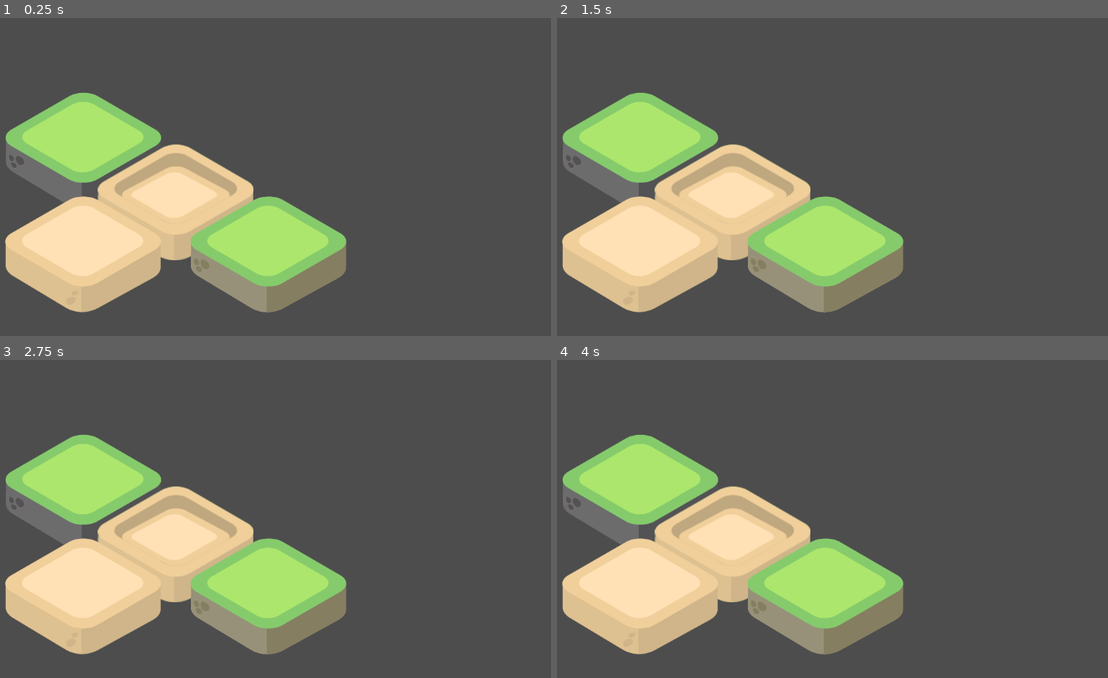
Above: before the commit, frames 1-4 (two rows, left to right).
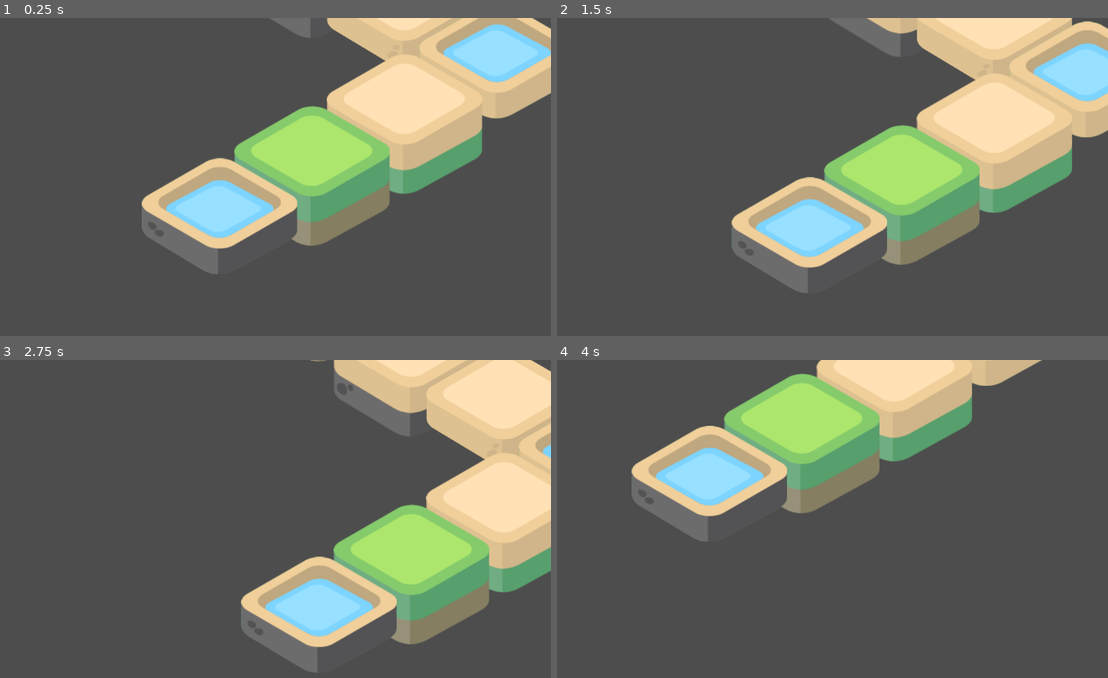
Above: after the commit, the same moments.

Repository: vmikhav/GGJ_2023
Game: Godot game, scene res://scenes/level/Level.tscn
Same seed, same stepped clock (60 frames per second), same inputs: the game is played once before the commit and once after it. The project has no main scene, so this scene is started directly.
Inputs (mouse positions are in pixels of both pictures, inside the frame that each line leads up to):
- Up to frame 1 (0.25 s): no input
- Up to frame 2 (1.5 s): tap Enter at 0.5 s; move the mouse to (920, 186) at 0.52 s; click (920, 186) at 0.67 s; tap Space at 1.25 s; drag from (639, 224) to (744, 278) at 1.27 s
- Up to frame 3 (2.75 s): tap Enter at 2 s; move the mouse to (286, 464) at 2.02 s; click (286, 464) at 2.17 s
- Up to frame 4 (4 s): tap Space at 2.75 s; drag from (744, 620) to (573, 490) at 2.77 s; tap Enter at 3.5 s; move the mouse to (975, 601) at 3.52 s; click (975, 601) at 3.67 s

The runs differ from the first frame. In frame 1, 48% of the frame differs, in the area x 0-100%, y 0-93%; in frame 2, 49%; in frame 3, 51%, in the area x 0-100%, y 0-99%; in frame 4, 42%.

Commit message:
render rows

Diff:
--- a/project.godot
+++ b/project.godot
@@ -14,6 +14,10 @@
 config/features=PackedStringArray("4.0", "GL Compatibility")
 config/icon="res://icon.svg"
 
+[display]
+
+window/handheld/orientation=1
+
 [editor]
 
 export/convert_text_resources_to_binary=true
@@ -21,3 +25,5 @@
 [rendering]
 
 renderer/rendering_method="mobile"
+anti_aliasing/quality/msaa_2d=2
+anti_aliasing/quality/screen_space_aa=1
--- a/scenes/level/Level.gd
+++ b/scenes/level/Level.gd
@@ -1,23 +1,48 @@
 extends Node2D
+
+var last_tile_pos: int = 3
+var last_tile_real_pos: Vector2 = Vector2(500, -3000)
+var world_tile_width: int = 7
+var last_tile_orientation: Tile.ORIENTATION = Tile.ORIENTATION.LEFT_UP
 
 @onready var base_tile = preload("res://sprites/tile/Tile.tscn") as PackedScene
 
 # Called when the node enters the scene tree for the first time.
 func _ready():
+	var pos = last_tile_real_pos
 	var tile = base_tile.instantiate() as Tile
-	tile.position = Vector2(500, 300)
+	tile.position = pos
+	tile.set_type(last_tile_orientation, true)
 	add_child(tile)
-	tile = base_tile.instantiate() as Tile
-	tile.position = Vector2(340, 210)
-	add_child(tile)
-	tile = base_tile.instantiate() as Tile
-	tile.position = Vector2(660, 390)
-	add_child(tile)
-	tile = base_tile.instantiate() as Tile
-	tile.position = Vector2(340, 390)
-	add_child(tile)
+	$TouchCamera.go_to(tile.position)
+	generate_row()
+	generate_row()
+	generate_row()
+	generate_row()
+
 
 
 # Called every frame. 'delta' is the elapsed time since the previous frame.
 func _process(delta):
 	pass
+
+func generate_row():
+	var max_length = last_tile_pos if last_tile_orientation == Tile.ORIENTATION.RIGHT_UP else world_tile_width - last_tile_pos - 1
+	var length = randi_range(3, max_length)
+	print(max_length)
+	print(length)
+	var offset: Vector2
+	if last_tile_orientation == Tile.ORIENTATION.RIGHT_UP:
+		last_tile_orientation = Tile.ORIENTATION.LEFT_UP
+		offset = Tile.OFFSET_LEFT_UP
+		last_tile_pos = last_tile_pos - length
+	else:
+		last_tile_orientation = Tile.ORIENTATION.RIGHT_UP
+		offset = Tile.OFFSET_RIGHT_UP
+		last_tile_pos = last_tile_pos + length
+	for i in range(length):
+		last_tile_real_pos = last_tile_real_pos + offset
+		var tile = base_tile.instantiate() as Tile
+		tile.position = last_tile_real_pos
+		tile.set_type(last_tile_orientation, i == length - 1)
+		add_child(tile)
--- a/scenes/level/Level.tscn
+++ b/scenes/level/Level.tscn
@@ -1,7 +1,11 @@
-[gd_scene load_steps=2 format=3 uid="uid://onbusoqpqk1v"]
+[gd_scene load_steps=3 format=3 uid="uid://onbusoqpqk1v"]
 
 [ext_resource type="Script" path="res://scenes/level/Level.gd" id="1_1oecb"]
+[ext_resource type="PackedScene" path="res://scenes/ui/TouchCamera/TouchCamera.tscn" id="2_435ti"]
 
 [node name="Level" type="Node2D"]
 y_sort_enabled = true
 script = ExtResource("1_1oecb")
+
+[node name="TouchCamera" parent="." instance=ExtResource("2_435ti")]
+target_return_enabled = false
--- /dev/null
+++ b/scenes/ui/TouchCamera/TouchCamera.gd
@@ -0,0 +1,134 @@
+class_name TouchCamera
+extends Camera2D
+
+@export var min_zoom: float = 0.25
+@export var max_zoom: float = 1
+@export var target_return_enabled: bool = true
+@export var target_return_rate: float = 0.02
+@export var can_restore_drag: bool = true
+
+@onready var drag_enabled = self.drag_horizontal_enabled
+@onready var target_zoom: float = self.zoom.x
+
+var zoom_sensitivity = 400
+var zoom_speed = 0.1
+
+var events = {}
+var last_drag_distance = 0
+var after_zoom = false
+var touch_events = false
+var target: Node2D
+var zoom_tween: Tween
+var smoothing_tween: Tween
+
+# Called when the node enters the scene tree for the first time.
+func _ready():
+	pass # Replace with function body.
+
+
+# Called every frame. 'delta' is the elapsed time since the previous frame.
+func _process(_delta):
+	if target and target_return_enabled and events.size() == 0:
+		if position == target.position:
+			return
+		if  position.distance_squared_to(target.position) < 1000:
+			position = target.position
+			if can_restore_drag:
+				restore_drag()
+		else:
+			position = position.lerp(target.position, target_return_rate)
+
+func _unhandled_input(event):
+	if event is InputEventScreenTouch:
+		touch_events = true
+		if event.pressed:
+			events[event.index] = event
+			after_zoom = false
+			if events.size() == 1:
+				disable_drag()
+			else:
+				last_drag_distance = events[0].position.distance_squared_to(events[1].position)
+		else:
+			events.erase(event.index)
+			if events.size() > 0:
+				if 1 in events:
+					events[0] = events[1]
+					events.erase(1)
+				last_drag_distance = 0
+				after_zoom = true
+			#restore_drag()
+
+	if event is InputEventScreenDrag:
+		events[event.index] = event
+		if events.size() == 1:
+			if after_zoom:
+				after_zoom = false
+			else:
+				position -= event.relative.rotated(rotation) / zoom.x
+		elif events.size() == 2:
+			var drag_distance = events[0].position.distance_squared_to(events[1].position)
+			if abs(drag_distance - last_drag_distance) > zoom_sensitivity:
+				var delta = (zoom_speed) if drag_distance > last_drag_distance else (-zoom_speed)
+				last_drag_distance = drag_distance
+				update_zoom(delta)
+
+	if event is InputEventMouseButton and not touch_events:
+		if event.button_index == MOUSE_BUTTON_LEFT:
+			if event.pressed:
+				events[event.button_index] = event
+				disable_drag()
+			else:
+				events.erase(event.button_index)
+				#restore_drag()
+		if event.button_index == MOUSE_BUTTON_WHEEL_UP or event.button_index == MOUSE_BUTTON_WHEEL_DOWN:
+			var delta = (zoom_speed) if event.button_index == MOUSE_BUTTON_WHEEL_UP else (-zoom_speed)
+			update_zoom(delta)
+
+	if event is InputEventMouseMotion and not touch_events:
+		if events.size() == 1:
+			position -= event.relative.rotated(rotation) / zoom.x
+
+func update_zoom(delta: float):
+	target_zoom = clamp(target_zoom + delta, min_zoom, max_zoom)
+	if zoom_tween:
+		zoom_tween.kill()
+	zoom_tween = create_tween()
+	zoom_tween.tween_property(self, "zoom", Vector2.ONE * target_zoom, 0.5)
+
+func go_to(pos: Vector2, ignore_drag: bool = false):
+	if ignore_drag:
+		disable_drag(false)
+	position = pos
+	if ignore_drag:
+		get_tree().create_timer(0.5).timeout.connect(restore_drag)
+
+func disable_drag(smooth: bool = true):
+	if drag_enabled and drag_horizontal_enabled:
+		drag_horizontal_enabled = false
+		drag_vertical_enabled = false
+		if not smooth:
+			position_smoothing_enabled = false
+		else:
+			position_smoothing_enabled = true
+			position_smoothing_speed = 10
+			if smoothing_tween:
+				smoothing_tween.kill()
+			smoothing_tween = create_tween()
+			smoothing_tween.tween_property(self, "position_smoothing_speed", 50, 1)
+			get_tree().create_timer(1).timeout.connect(
+				func():
+					position_smoothing_enabled = false
+			)
+
+func restore_drag():
+	if drag_enabled:
+		drag_horizontal_enabled = true
+		drag_vertical_enabled = true
+		enable_smooth()
+
+func enable_smooth(speed: float = 4.0):
+	position_smoothing_enabled = true
+	position_smoothing_speed = speed
+
+func disable_smooth():
+	position_smoothing_enabled = false
--- /dev/null
+++ b/scenes/ui/TouchCamera/TouchCamera.tscn
@@ -0,0 +1,7 @@
+[gd_scene load_steps=2 format=3]
+
+[ext_resource type="Script" path="res://scenes/ui/TouchCamera/TouchCamera.gd" id="1_6mwe6"]
+
+[node name="TouchCamera" type="Camera2D"]
+current = true
+script = ExtResource("1_6mwe6")
--- a/sprites/tile/Tile.gd
+++ b/sprites/tile/Tile.gd
@@ -1,23 +1,44 @@
 class_name Tile
 extends Node2D
 
+enum ORIENTATION {
+	RIGHT_UP,
+	LEFT_UP,
+	RIGHT_DOWN,
+	LEFT_DOWN,
+}
+
+const OFFSET_LEFT_UP: Vector2 = Vector2(-160, -90)
+const OFFSET_RIGHT_UP: Vector2 = Vector2(160, -90)
+const OFFSET_LEFT_DOWN: Vector2 = Vector2(-160, 90)
+const OFFSET_RIGHT_DOWN: Vector2 = Vector2(160, 90)
+
 @onready var tile_provider: TileProvider = $TileProvider as TileProvider
+@onready var sprite: Sprite2D = $Sprite2D as Sprite2D
+
+var orientation: ORIENTATION
+var last_in_row: bool
 
 # Called when the node enters the scene tree for the first time.
 func _ready():
-	tile_provider.tile_theme = TileProvider.TileTheme.SUMMER
+	set_theme(TileProvider.TileTheme.SUMMER)
 	set_tile()
-
 
 # Called every frame. 'delta' is the elapsed time since the previous frame.
 func _process(delta):
 	pass
 
+func set_theme(_theme: TileProvider.TileTheme):
+	tile_provider.tile_theme = _theme
+
+func set_type(_orientation: ORIENTATION, _last: bool):
+	orientation = _orientation
+	last_in_row = _last
 
 func set_tile():
-	var tile_info = tile_provider.get_tile()
-	$Sprite2D.texture = load(tile_info.path);
+	var tile_info = tile_provider.get_tile(not last_in_row)
+	sprite.texture = load(tile_info.path);
 	if tile_info.bridge:
-		$Sprite2D.set_position(Vector2(1, 10))
+		sprite.set_position(Vector2(1, 10))
 	else:
 		$Sprite2D.set_position(Vector2(3, 20) if tile_info.thin else Vector2(3, 40))
--- a/sprites/tile/Tile.tscn
+++ b/sprites/tile/Tile.tscn
@@ -1,11 +1,6 @@
-[gd_scene load_steps=8 format=3 uid="uid://bifjffe6yaymq"]
+[gd_scene load_steps=3 format=3 uid="uid://bifjffe6yaymq"]
 
-[ext_resource type="Texture2D" uid="uid://bu4bco8lw0b8e" path="res://sprites/tile/assets/summer/Recurso 29.png" id="1_2mky6"]
 [ext_resource type="Script" path="res://sprites/tile/Tile.gd" id="1_am5eo"]
-[ext_resource type="Texture2D" uid="uid://b3iymtoicvdw" path="res://sprites/tile/assets/summer/Recurso 28.png" id="2_w52xj"]
-[ext_resource type="Texture2D" uid="uid://g5repdh8db2w" path="res://sprites/tile/assets/summer/Recurso 27.png" id="3_cvupo"]
-[ext_resource type="Texture2D" uid="uid://brd0vxrd0ncg3" path="res://sprites/tile/assets/summer/Recurso 26.png" id="4_p2kdi"]
-[ext_resource type="Texture2D" uid="uid://buualmgbpo5gy" path="res://sprites/tile/assets/summer/Recurso 24.png" id="6_8c8q7"]
 [ext_resource type="PackedScene" uid="uid://6o3630ty48qj" path="res://sprites/tile/TileProvider.tscn" id="7_cpnpt"]
 
 [node name="Tile" type="Node2D"]
@@ -15,36 +10,7 @@
 [node name="Sprite2D" type="Sprite2D" parent="."]
 position = Vector2(1, 10)
 
-[node name="Base" type="Node2D" parent="."]
-visible = false
-
-[node name="Summer" type="Node2D" parent="Base"]
-
-[node name="grass" type="Sprite2D" parent="Base/Summer"]
-visible = false
-position = Vector2(3, 20)
-texture = ExtResource("1_2mky6")
-
-[node name="grass_dirt" type="Sprite2D" parent="Base/Summer"]
-visible = false
-position = Vector2(3, 20)
-texture = ExtResource("2_w52xj")
-
-[node name="grass_high_dirt_1" type="Sprite2D" parent="Base/Summer"]
-visible = false
-position = Vector2(3, 40)
-texture = ExtResource("3_cvupo")
-
-[node name="grass_high_dirt_2" type="Sprite2D" parent="Base/Summer"]
-visible = false
-position = Vector2(3, 40)
-texture = ExtResource("4_p2kdi")
-
-[node name="sand_grass" type="Sprite2D" parent="Base/Summer"]
-visible = false
-position = Vector2(3, 20)
-texture = ExtResource("6_8c8q7")
-
-[node name="Decorations" type="Node2D" parent="."]
+[node name="Decorations" type="Node2D" parent="Sprite2D"]
+position = Vector2(-1, -10)
 
 [node name="TileProvider" parent="." instance=ExtResource("7_cpnpt")]
--- a/sprites/tile/TileProvider.gd
+++ b/sprites/tile/TileProvider.gd
@@ -22,6 +22,21 @@
 	TileInfo.new(path_summer + 'Recurso 36.png', true, false, true, true),
 	TileInfo.new(path_summer + 'Recurso 35.png', false, false, true, true),
 	TileInfo.new(path_summer + 'Recurso 34.png', false, false, true, true),
+	TileInfo.new(path_summer + 'Recurso 41.png', true, false, true, true),
+	TileInfo.new(path_summer + 'Recurso 40.png', true, false, true, true),
+	TileInfo.new(path_summer + 'Recurso 39.png', false, false, true, true),
+	TileInfo.new(path_summer + 'Recurso 38.png', false, false, true, true),
+	TileInfo.new(path_summer + 'Recurso 43.png', true, false, false, false),
+	TileInfo.new(path_summer + 'Recurso 42.png', false, false, false, false),
+	TileInfo.new(path_summer + 'Recurso 45.png', true, false, false, false),
+	TileInfo.new(path_summer + 'Recurso 44.png', false, false, false, false),
+	TileInfo.new(path_summer + 'Recurso 46.png', true, false, true, false),
+	TileInfo.new(path_summer + 'Recurso 47.png', true, false, true, false),
+	TileInfo.new(path_summer + 'Recurso 48.png', true, false, true, false),
+	TileInfo.new(path_summer + 'Recurso 49.png', true, false, false, false),
+	TileInfo.new(path_summer + 'Recurso 50.png', true, false, false, false),
+
+
 ]
 
 var config: Dictionary = {
